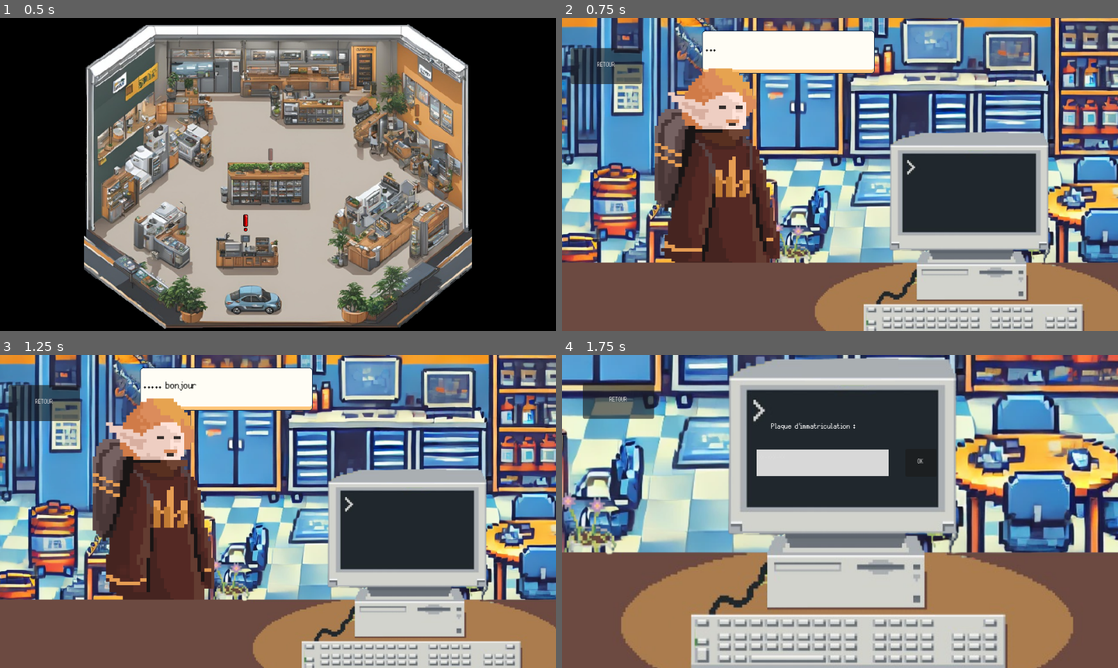
Above: before the commit, frames 1-4 (two rows, left to right).
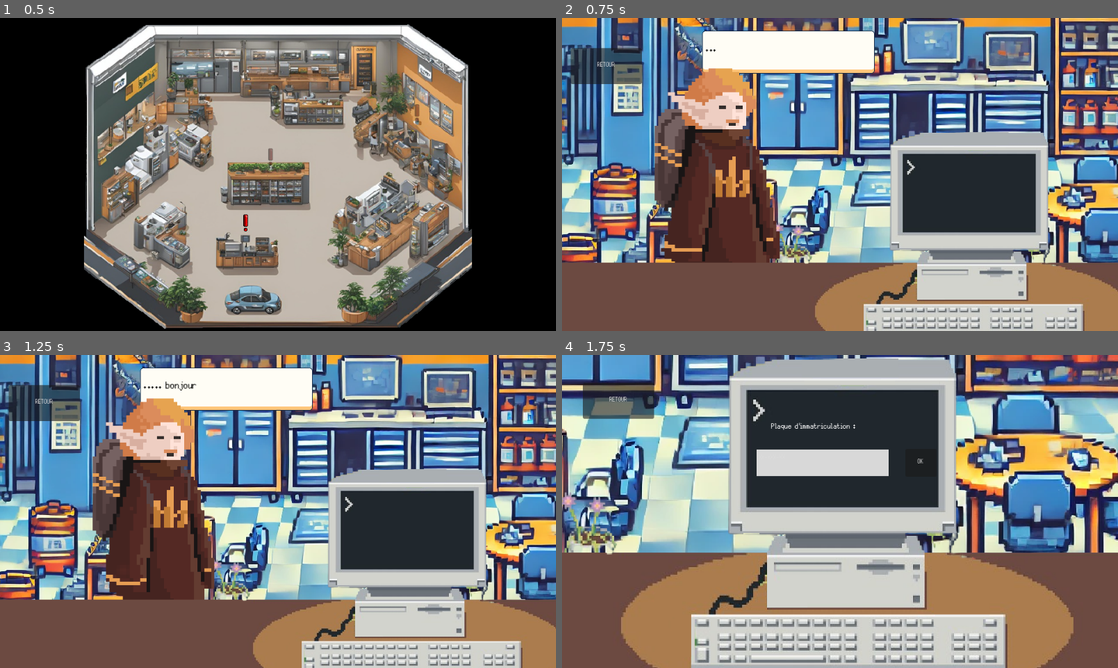
Above: after the commit, the same moments.

Repository: adleu/cours-serious-game---jam---05-02-2025-
Game: Godot game, scene res://scenes/screens/shop_main_view.tscn
Two runs of this game, one before a commit and one after it. Both use one fixed random seed, a clock stepped at 60 frames per second and the inputs below.
Inputs (mouse positions are in pixels of both pictures, inside the frame that each line leads up to):
- Up to frame 1 (0.5 s): no input
- Up to frame 2 (0.75 s): click (806, 249) at 0.5 s
- Up to frame 3 (1.25 s): no input
- Up to frame 4 (1.75 s): click (984, 570) at 1.25 s

Frame 1 is identical in both runs. In frame 2, 2.9% of the frame differs, in the area x 0-100%, y 0-100%; in frame 3, 2.9%; in frame 4, 2.3%.

Commit message:
trt,jktdbggbfgfbaaaaaaaaaaa

Diff:
--- a/project.godot
+++ b/project.godot
@@ -33,6 +33,7 @@
 
 [rendering]
 
+textures/canvas_textures/default_texture_filter=0
 renderer/rendering_method="gl_compatibility"
 renderer/rendering_method.mobile="gl_compatibility"
 environment/defaults/default_clear_color=Color(0, 0, 0, 1)
--- a/scenes/screens/acceuil.tscn
+++ b/scenes/screens/acceuil.tscn
@@ -147,5 +147,14 @@
 offset_right = 21.0
 offset_bottom = -4.0
 
+[node name="Button3" type="Button" parent="."]
+visible = false
+offset_left = 57.0
+offset_top = 405.0
+offset_right = 309.0
+offset_bottom = 489.0
+
 [connection signal="pressed" from="Button" to="." method="_on_button_pressed"]
 [connection signal="pressed" from="Button2" to="." method="_on_button_2_pressed"]
+[connection signal="finished_displaying" from="TextBox" to="." method="_on_text_box_finished_displaying"]
+[connection signal="pressed" from="Button3" to="." method="_on_button_3_pressed"]
--- a/scripts/acceuil/acceuil.gd
+++ b/scripts/acceuil/acceuil.gd
@@ -2,6 +2,12 @@
 
 @onready
 var dialog = $TextBox
+
+@onready
+var button_donner = $Button3
+
+var text_finished = false
+var timer_before_next_event = -1
 
 var triggered = [false, false, false, false]
 # Called when the node enters the scene tree for the first time.
@@ -11,9 +17,20 @@
 
 # Called every frame. 'delta' is the elapsed time since the previous frame.
 func _process(delta: float) -> void:
+	if timer_before_next_event != -1 && timer_before_next_event > 0 :
+		timer_before_next_event =- delta
+	if timer_before_next_event <= 0 &&  timer_before_next_event != -1:
+		GameManager.increment_event()
+		timer_before_next_event = -1
+
 	for i in triggered.size():
 		if !triggered[i] && GameManager.current_event == i:
 			_trigger_event(i)
+
+	if button_donner != null:
+		if GameManager.current_object != "" && button_donner.visible == false:
+			button_donner.visible = true
+			button_donner.text = "Donner [" +GameManager.current_object +"]"
 
 func _trigger_event(indice):
 	triggered[indice] = true
@@ -23,16 +40,18 @@
 			hide_pnj()
 			$Container/PNJ_1.visible = true
 			dialog.display_text(GameManager.characDialog[indice])
+			text_finished = false
 		2:
 			hide_pnj()
 			$Container/PNJ_2.visible = true
 			dialog.display_text(GameManager.characDialog[indice])
-		2:
+			text_finished = false
+		3:
+			print("event 3")
 			hide_pnj()
 			$Container/PNJ_3.visible = true
 			dialog.display_text(GameManager.characDialog[indice])
-	print(GameManager.plaqueInfoArray[indice].split("ref : ")[1])
-
+			text_finished = false
 
 
 func _on_button_pressed() -> void:
@@ -44,5 +63,20 @@
 
 func hide_pnj():
 	$Container/PNJ_1.visible = false
-	$Container/PNJ_1.visible = false
-	$Container/PNJ_1.visible = false
+	$Container/PNJ_2.visible = false
+	$Container/PNJ_3.visible = false
+
+func _on_button_3_pressed() -> void:
+	if(text_finished):
+		if GameManager.current_object == GameManager.object_objectif[GameManager.current_event]:
+			dialog.display_text("merci ! à la revoyure")
+			text_finished = false
+			timer_before_next_event = 10
+		else:
+			dialog.display_text("Ce n'est pas le bon bing chilling")
+			text_finished = false
+
+
+
+func _on_text_box_finished_displaying() -> void:
+	text_finished = true
--- a/scripts/global/GameManager.gd
+++ b/scripts/global/GameManager.gd
@@ -5,7 +5,7 @@
 var plaqueInfoArray = ["","huile moteur, ref :<zorblux>","batterie, ref : X78","adBlue ref : AD BLUE", "clignotant feu avant, ref : Norotau", "pneu été, ref : 205 55 R16" ]
 var characDialog = ["","Bonjour monsieur ahahaha ! Ma plaque est la suivante : 27-X85-77 !!!","..... bonjour..... j'ai besoin de batterie.... ma plaque .....M5-TRC-LS ","fdfdsAD BLUE", "Ampoule fefdfsdfsfdsu avant Norotau", "pnefdsdfdfsu été 205 55 R16" ]
 var object_objectif = ["","<zorblux>","X78","AD BLUE","Norotau","205 55 R16"]
-var current_object
+var current_object = ""
 
 var current_event = 0
 
--- a/scripts/ui/interface_pc.gd
+++ b/scripts/ui/interface_pc.gd
@@ -38,3 +38,8 @@
 			$step_2/Label.text = plaqueInfoArray[indice]
 		else :
 			invalide.visible = true
+
+
+func _on_button_pressed_retour_pc() -> void:
+	$step_2.visible = false
+	$step_1.visible = true
Not shown, added: export_presets.cfg
Not shown: 1 places in scenes/screens/avis.tscn that only renumber resources
Not shown: 1 places in scenes/screens/etagere.tscn that only renumber resources
Not shown: 1 places in scenes/screens/shop_main_view.tscn that only renumber resources
